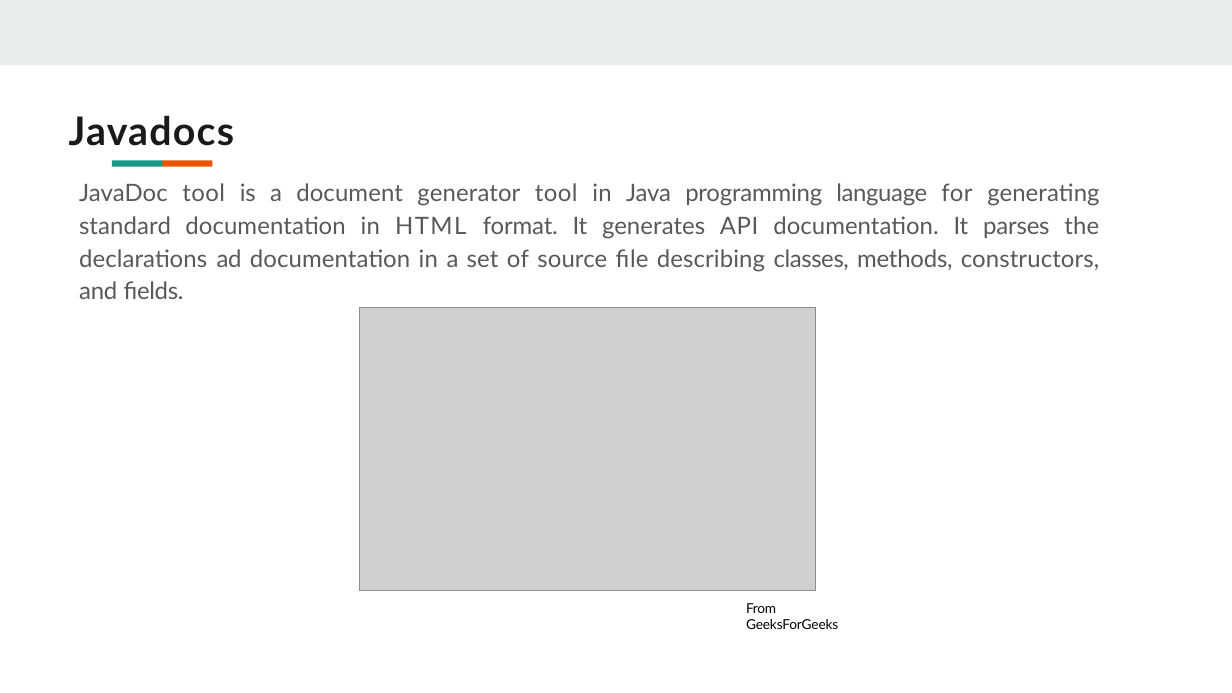
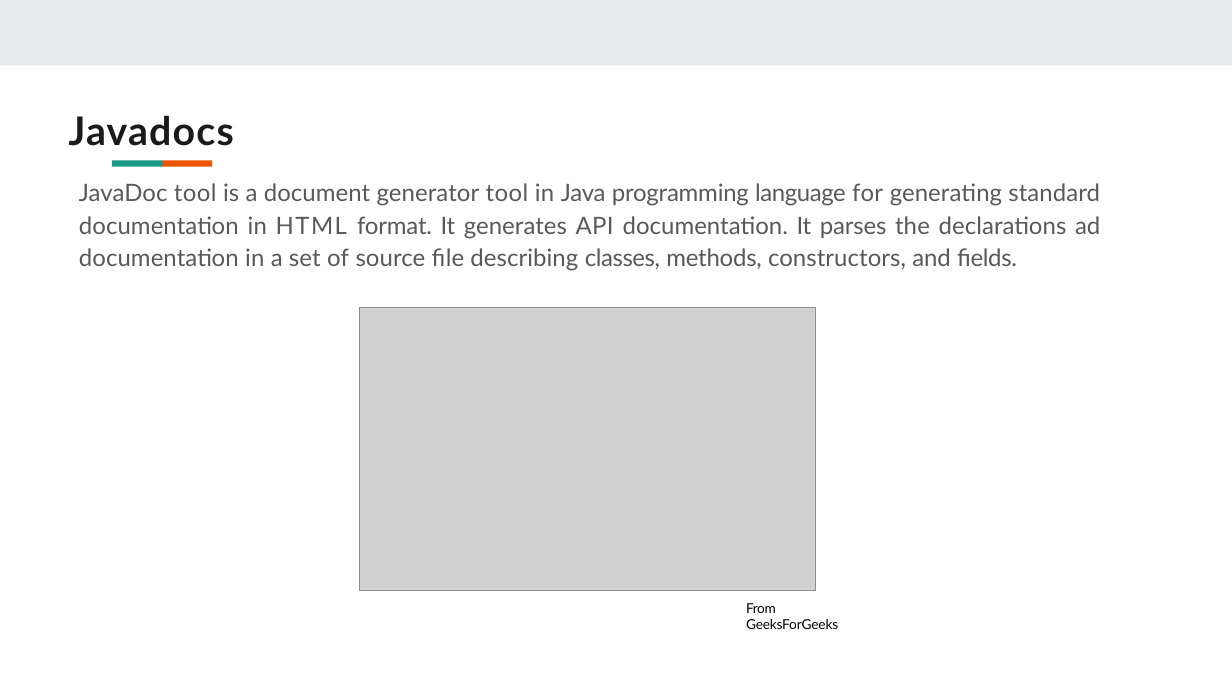
Before and after one commit to abhishekhandacse/SOEN6441-Warzone, a slide deck: slide 4 of documentation/Build 2/Build 2 PPT.pptx. Drawn at 1232x693 pixels with LibreOffice and Linux fonts; fonts in the diff are those of the drawing; grey boxes stand for pictures. Boxes give left, top, right and bottom in pixels: in the first picture for what was removed or moved away, otherwise in the second. Text is boxed around its words. In the diff, an @@ line names an element or a change of style, - is before the commit and + after.

```diff
--- a/documentation/Build 2/Build 2 PPT.pptx
+++ b/documentation/Build 2/Build 2 PPT.pptx
@@ text "JavaDoc tool is a document ..." at bbox=[79, 183, 1100, 271]: letter spacing 0.1 to 0 pt in "JavaDoc document generator standard documentation declaratio ..."; letter spacing -0.2 to -0.3 pt in "language classes,"; line spacing 1.15 to 1.14 @@
```
Also in this commit, not shown: 11 other slides changed, 6 slides added, 4 other files.
